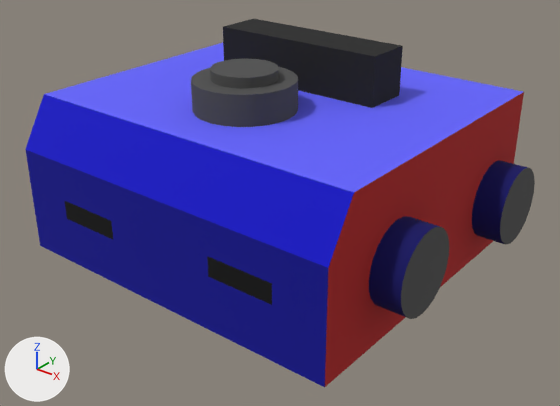
A saved change to the glTF model src/assets/ROSBOT_realSize_hover.gltf.
Both versions are drawn from a camera (50 mm lens) standing at (0.257, -0.318, 0.224) and looking at (0.007, -0.006, 0.03). Arrows for +X, +Y and +Z are at lower left; the lights stay in place.

Objects in the first picture: 'root'.
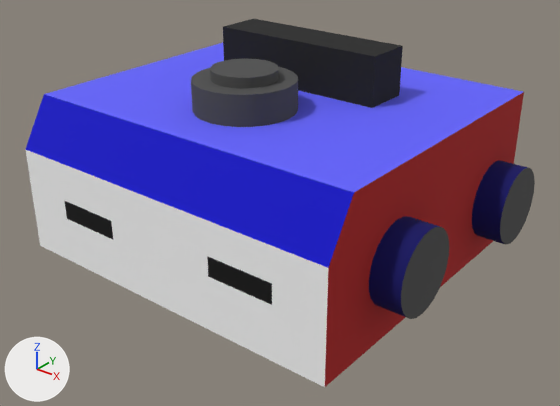
Location of each change, (x1, y1, x2, y2) in pixels of the pictures (560 x 406 px):
'root', recoloured (blue to white): (25, 147, 332, 387) in both

The change, as a diff of the scene's bpy script:
```diff
--- a/src/assets/ROSBOT_realSize_hover.gltf.py
+++ b/src/assets/ROSBOT_realSize_hover.gltf.py
@@ mat_color_i07 @@
 mat_color_i07 = principled_material('Color I07')
-mat_color_i07.base_color = (0.0, 0.0, 0.325)  # blue #00009a
+mat_color_i07.base_color = (1.0, 1.0, 1.0)  # white #ffffff
 mat_color_i07.metallic = 0.1
```
